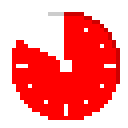
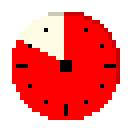
Layers edited between the first and the second 128px x 128px image:
added layer "Layer 4" above "Layer 1" over 16, 12, 116, 116
